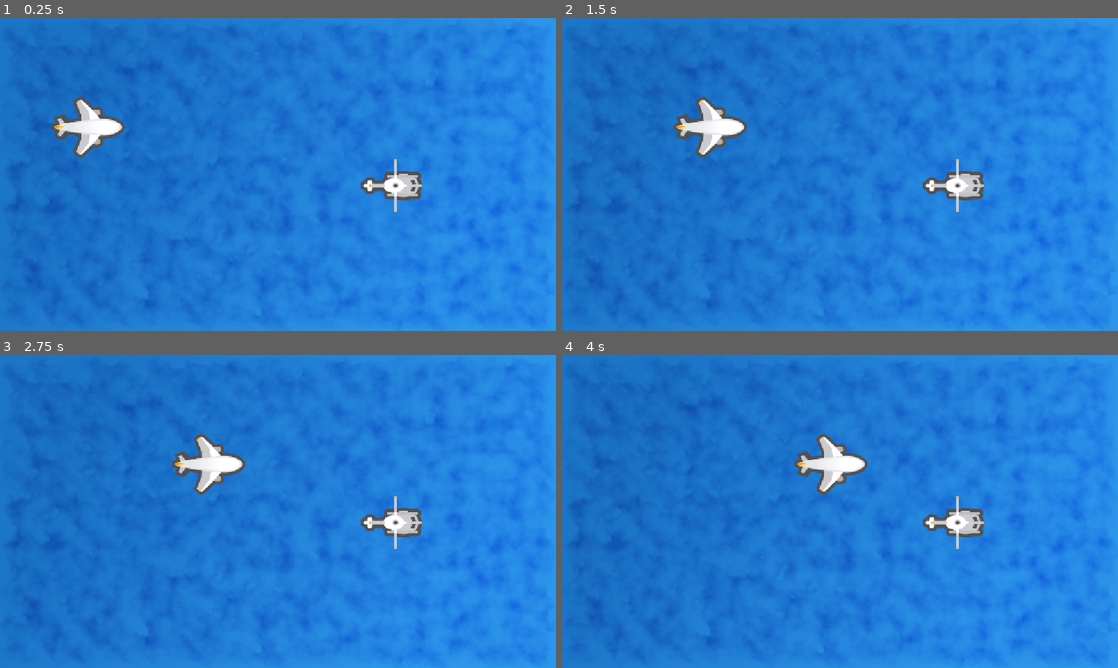
Above: before the commit, frames 1-4 (two rows, left to right).
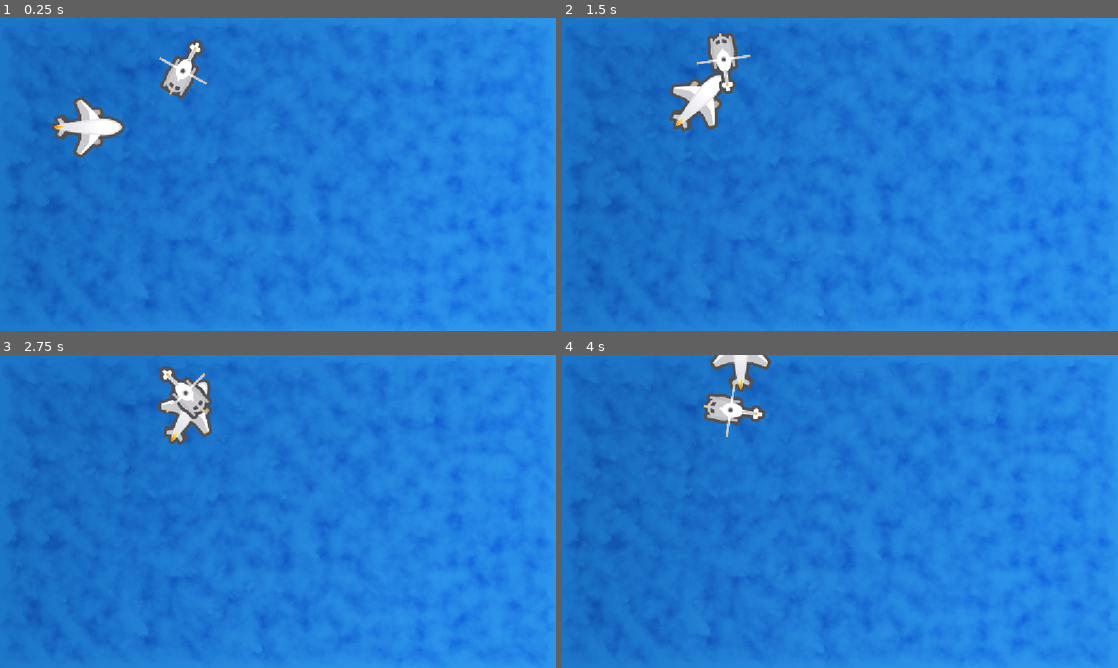
Above: after the commit, the same moments.

Repository: ryanstatton/foundations
Game: Godot game, scene res://Scenes/ocean.tscn
Two runs of this game, one before a commit and one after it. Both use one fixed random seed, a clock stepped at 60 frames per second and the inputs below.
Inputs:
- Up to frame 1 (0.25 s): no input
- Up to frame 2 (1.5 s): hold Right (ui_right) 0.53-1.28 s; hold Left (ui_left) from 1.28 s (still down)
- Up to frame 3 (2.75 s): release Left (ui_left) at 2.03 s; hold Right (ui_right) from 2.03 s (still down)
- Up to frame 4 (4 s): release Right (ui_right) at 3.53 s; hold Left (ui_left) from 3.53 s (still down)

The runs differ from the first frame. In frame 1, 1.6% of the frame differs, in the area x 28-76%, y 6-62%; in frame 2, 3.6%; in frame 3, 3.7%, in the area x 28-76%, y 3-62%; in frame 4, 3.6%.

Commit message:
Fly Plane
Did some basic moving stuff. Rotation and moving along y and x axis globaaly and locally

Diff:
--- a/Scenes/Ocean.gd
+++ b/Scenes/Ocean.gd
@@ -5,12 +5,20 @@
 
 # Called when the node enters the scene tree for the first time.
 func _ready() -> void:
-	print("ready")
+	print("it works")
 	pass # Replace with function body.
 
 
 # Called every frame. 'delta' is the elapsed time since the previous frame.
 func _process(delta: float) -> void:
-	plane.position.x += 100.0 * delta
+	plane.move_local_x(100.0 * delta)
+	helicopter.move_local_x(50 * delta)
+	helicopter.rotate(2 * delta)
+
+	if Input.is_action_pressed("ui_left"):
+		plane.rotate(1.5 * delta)
+
+	if Input.is_action_pressed("ui_right"):
+		plane.rotate(-1.5 * delta)
 
 	pass
--- a/Scenes/ocean.tscn
+++ b/Scenes/ocean.tscn
@@ -17,5 +17,6 @@
 texture = ExtResource("3_otwcc")
 
 [node name="Helicopter" type="Sprite2D" parent="." unique_id=2006180069]
-position = Vector2(811, 347)
+position = Vector2(386, 90)
+rotation = 1.5707964
 texture = ExtResource("4_wsrqd")
